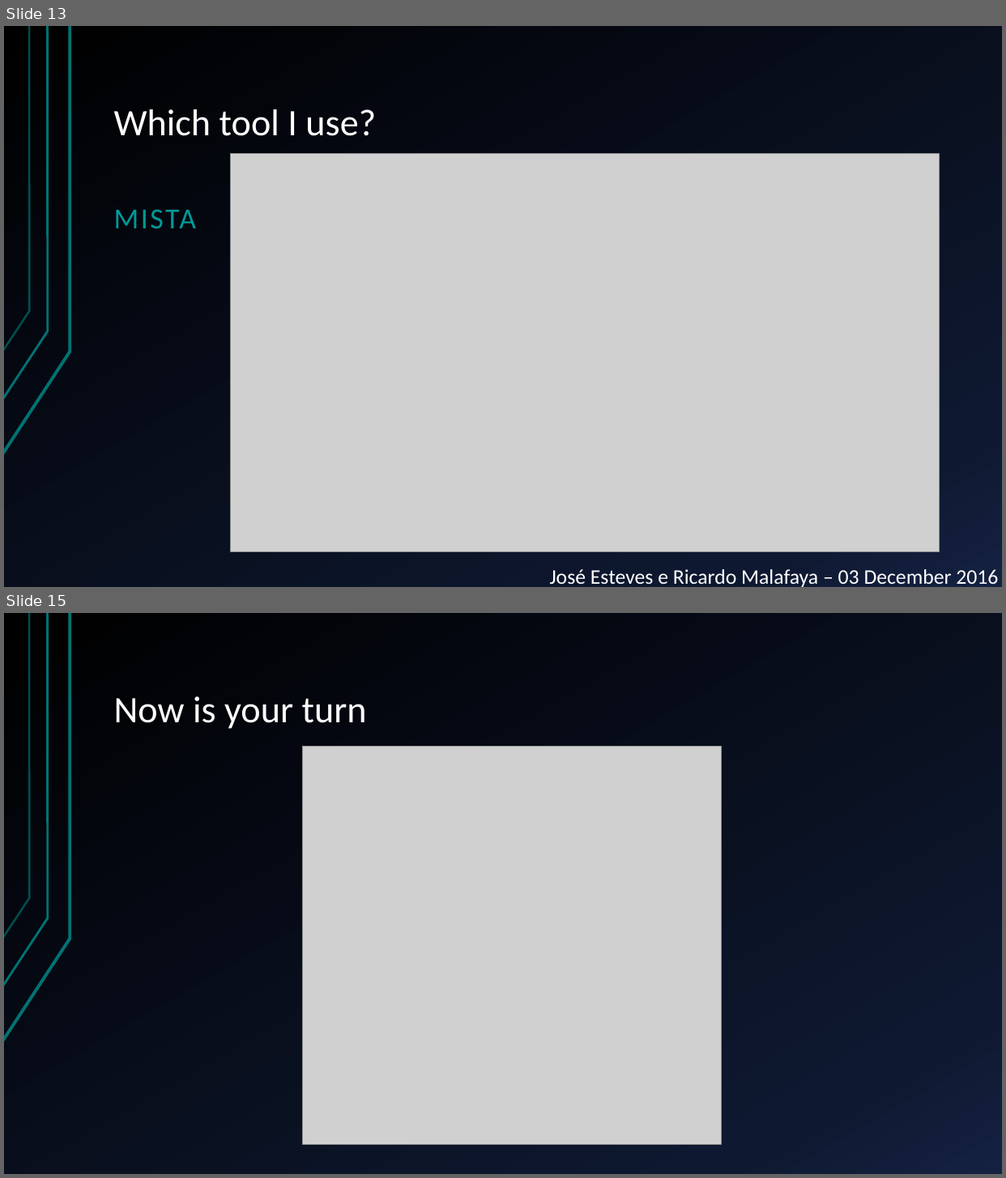
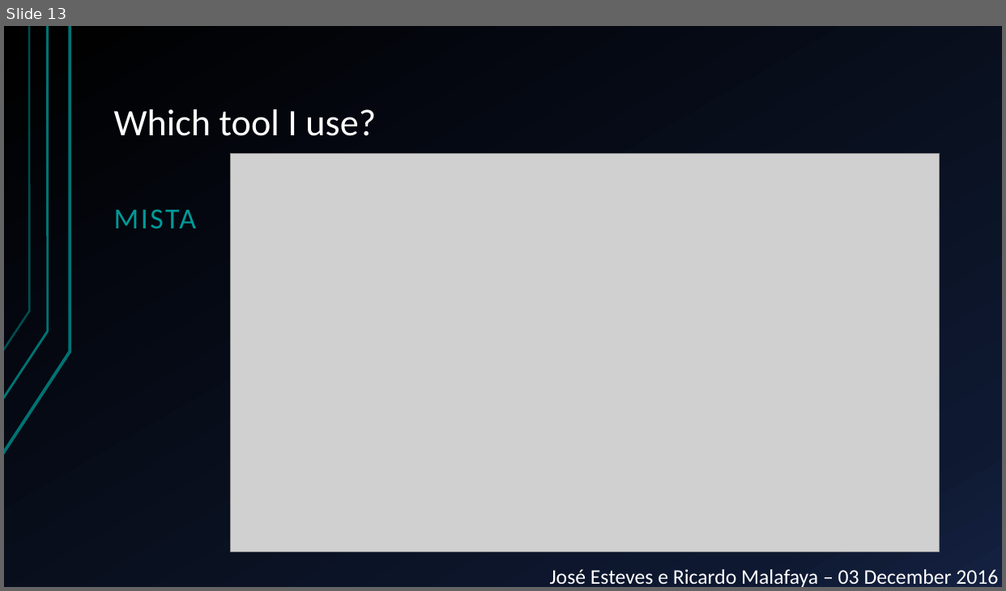
Before and after one commit to JGEsteves89/FEUP-MESW-TVVS-MBT, a slide deck: Presentation.pptx. Shown one above the other, each under a label of ours: slides 13 and 15 before the commit, slide 13 after it; the slides between them are not shown. The pictures are 1006x1178 and 1006x591 pixels, drawn with LibreOffice and Linux fonts; fonts in the diff are those of the drawing; grey boxes stand for pictures. Boxes give left, top, right and bottom in pixels: in the first picture for what was removed or moved away, otherwise in the second. Text is boxed around its words. In the diff, an @@ line names an element or a change of style, - is before the commit and + after.

```diff
--- a/Presentation.pptx
+++ b/Presentation.pptx
@@ slide 15 removed at box(4, 613, 1002, 1174), background gradient #000000 to #0F1931 to #142242; not listed: 3 template elements that a slide beside it also shows @@
@@ title removed at box(114, 696, 367, 729) @@
-Now is your turn
@@ picture removed at box(303, 747, 721, 1144) @@
```
Also in this commit, not shown: 1 other slide removed, 11 other files.
